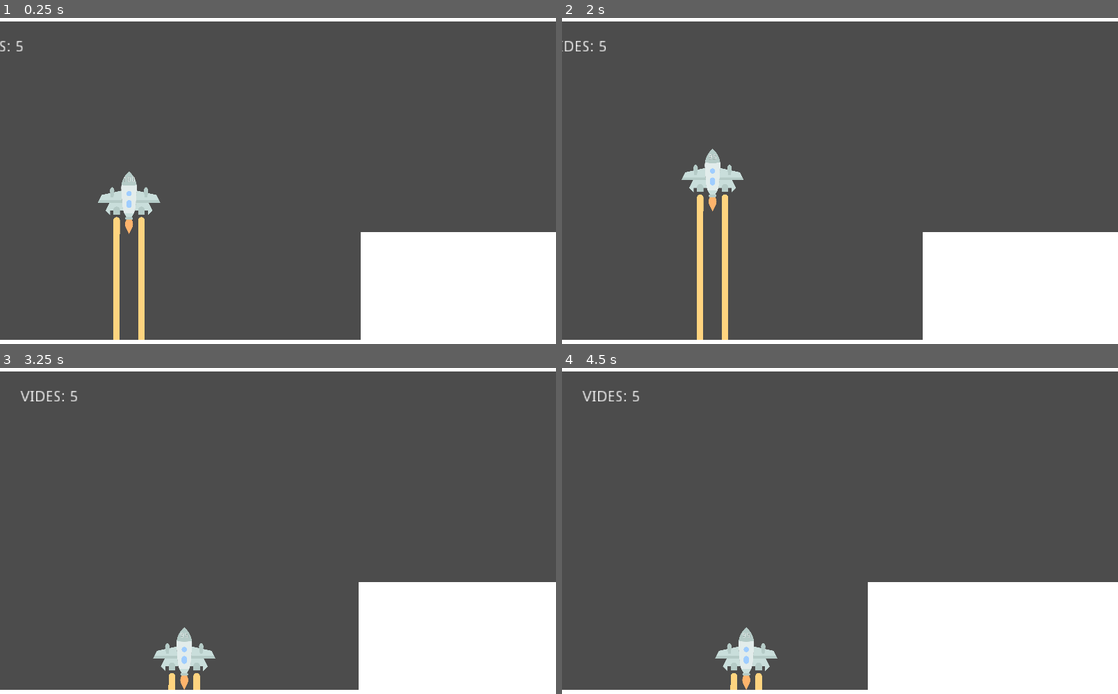
Above: before the commit, frames 1-4 (two rows, left to right).
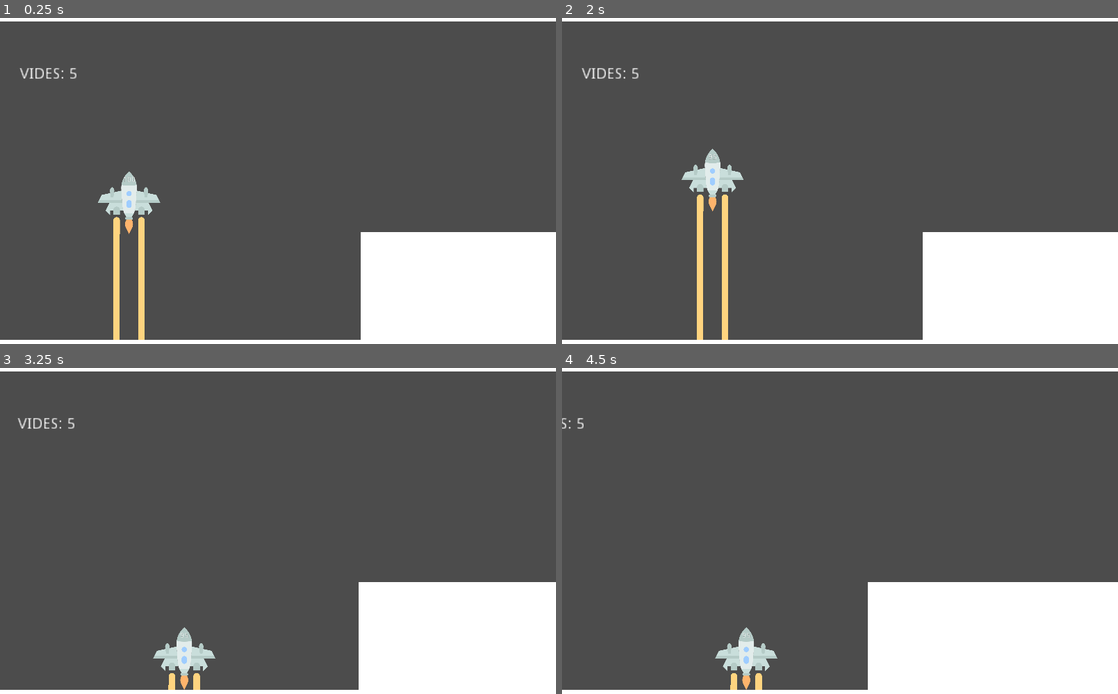
Above: after the commit, the same moments.

Repository: AlBlinder/joc
Game: Godot game, scene res://Node2D.tscn
Two runs of this game, one before a commit and one after it. Both use one fixed random seed, a clock stepped at 60 frames per second and the inputs below.
Inputs:
- Up to frame 1 (0.25 s): no input
- Up to frame 2 (2 s): hold Up (ves_dalt) 0.53-1.28 s; tap Right (ves_dreta) at 1.35 s
- Up to frame 3 (3.25 s): tap Left (ves_esquerra) at 2.1 s; tap Up (ves_dalt) at 2.85 s
- Up to frame 4 (4.5 s): tap Right (ves_dreta) at 3.6 s; tap Left (ves_esquerra) at 4.35 s

The runs differ from the first frame. In frame 1, 0.2% of the frame differs, in the area x 0-14%, y 7-19%; in frame 2, 0.2%; in frame 3, 0.3%, in the area x 3-14%, y 7-19%; in frame 4, 0.2%.
Error after the commit: Invalid set index 'text' (on base: 'null instance') with value of type 'String'. (res://Node2D.gd:21)

Commit message:
Contador
Contador dels intents.

Diff:
--- a/Node2D.gd
+++ b/Node2D.gd
@@ -2,6 +2,7 @@
 
 var vides = 5
 var meta = 0
+var contador = 0
 # Declare member variables here. Examples:
 # var a = 2
 # var b = "text"
@@ -16,6 +17,8 @@
 	if vides <= 0:
 		$Personatge.position = Vector2(0,0)
 		vides = 5
+		contador += 1
+	$Contador.text = "Intent número... " + str(contador)
 	$vides.text = "vides: " + str(vides)
 	$vides.rect_position = $Personatge.position*Vector2.RIGHT + Vector2(-300, -300)
 
